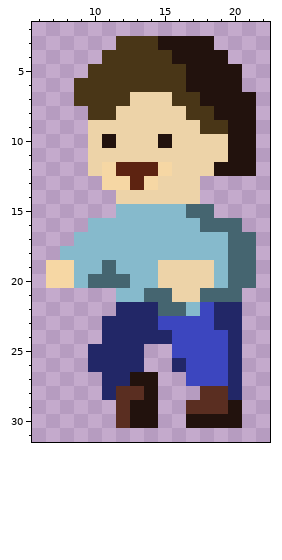
One commit to this pixel-art sprite: assets/img/new_bonhomme_2_retourne.png. The picture above is the old version.
The file is 96x96 pixels, drawn in blocks of 3x3; one block is one cell here. Shown: x 6..22, y 2..31.
And afterwards:
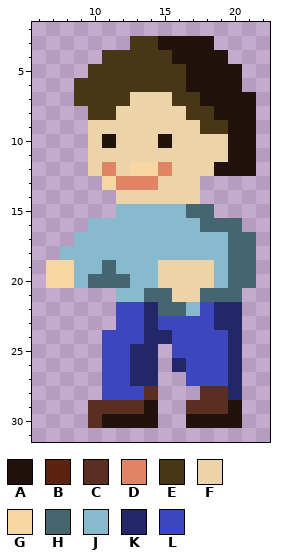
Palette (. is transparent): A #22120d  B #5d2311  C #5a2e21  D #e18365  E #493617  F #edd3a8  G #f6d7a4  H #456570  J #86bacc  K #222767  L #3c46bf
The commit says: nouveau bonhomme fin
Change:
y 3: x 12 E -> .
y 12: x 11..15 GBBBG -> DFGGD
y 13: x 12..14 GBG -> DDD
y 22: x 12..13 KK -> LL
y 23: x 11..13 KKK -> .LL
y 24: x 11..13 KKK -> LLL
y 25..26: x 10..12 KKK -> .LL; x 14 . -> K
y 27: x 11..14 KKAA -> LLKK
y 28: x 11..14 KCCA -> LLLC
y 29: x 10..11 .. -> CC; x 13 A -> C
y 30: x 10..12 ..C -> CAA
